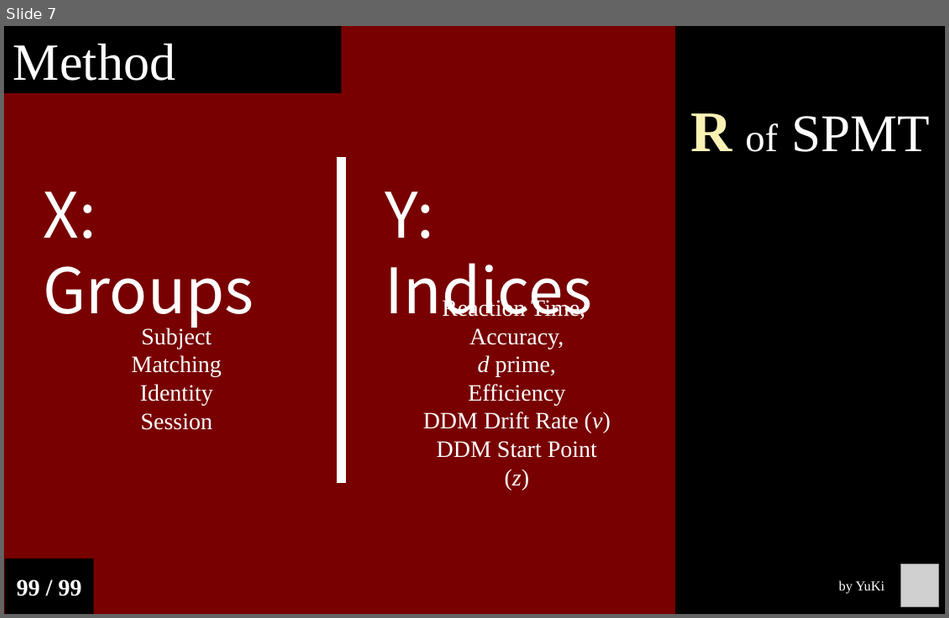
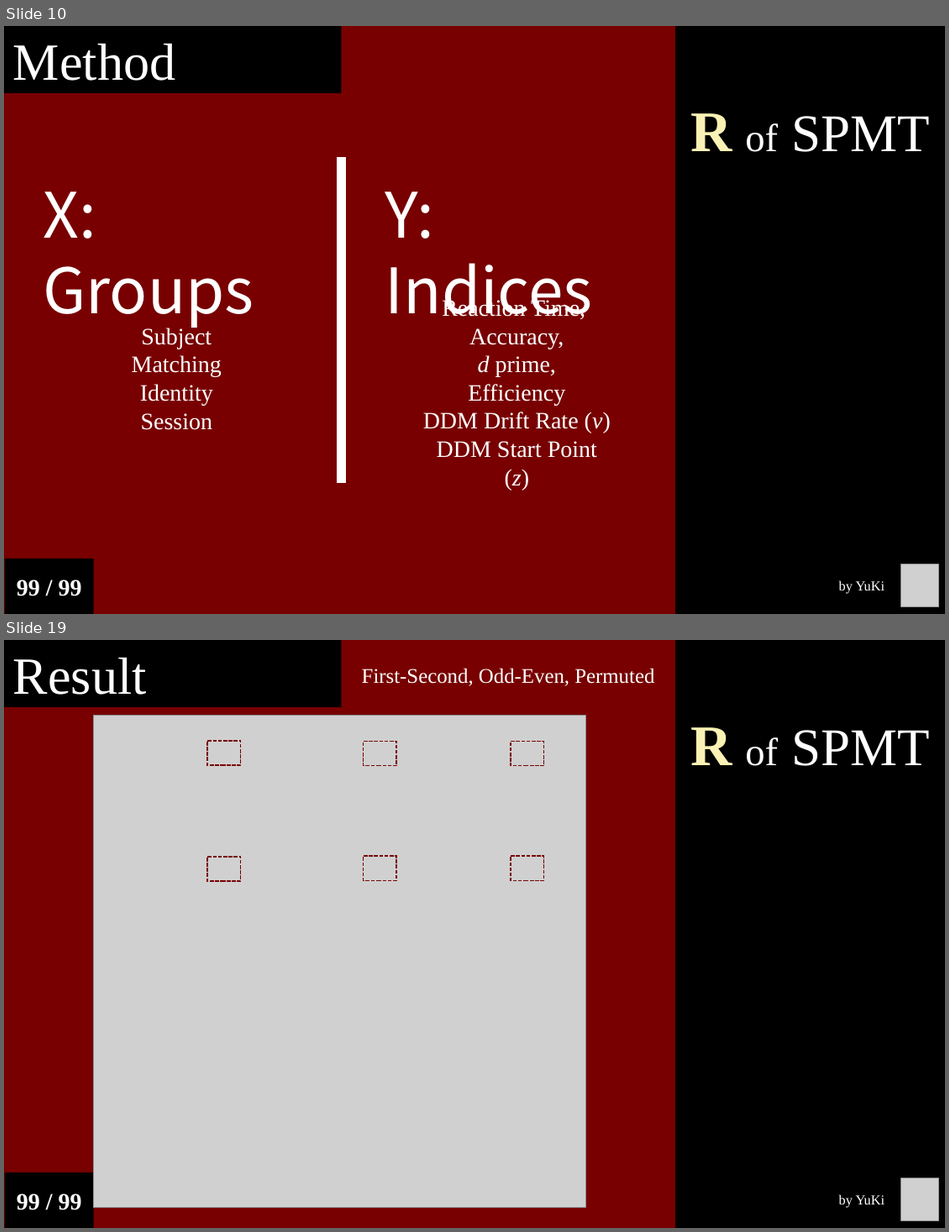
Before and after one commit to Chuan-Peng-Lab/ReliabilitySPE, a slide deck: 6_Reports/6_2_Phase_2/End_Semester_Report.pptx. Shown one above the other, each under a label of ours: slide 7 before the commit, slides 10 and 19 after it; the slides between them are not shown. The pictures are 949x618 and 949x1232 pixels, drawn with LibreOffice and Linux fonts; fonts in the diff are those of the drawing; grey boxes stand for pictures. Boxes give left, top, right and bottom in pixels: in the first picture for what was removed or moved away, otherwise in the second. Text is boxed around its words. In the diff, an @@ line names an element or a change of style, - is before the commit and + after.

```diff
--- a/6_Reports/6_2_Phase_2/End_Semester_Report.pptx
+++ b/6_Reports/6_2_Phase_2/End_Semester_Report.pptx
@@ slide 19 added at [4,640,945,1228], background #780000 @@
@@ rectangle added at [4,640,341,707], fill #000000, 40 pt, text #FFFFFF @@
+Result
@@ rectangle added at [675,640,945,1228], fill #000000, 40.5 pt, text #FFFFFF @@
+R of SPMT
@@ text added at [362,668,654,686], 16 pt, text #FFFFFF @@
+First-Second, Odd-Even, Permuted
@@ picture added at [93,716,585,1207] @@
@@ rectangle added at [207,741,240,765], outline #780000 1 pt dashed @@
@@ rectangle added at [364,742,396,766], outline #780000 1 pt dashed @@
@@ rectangle added at [511,742,543,766], outline #780000 1 pt dashed @@
@@ rectangle added at [207,857,240,881], outline #780000 1 pt dashed @@
@@ rectangle added at [364,857,396,881], outline #780000 1 pt dashed @@
@@ rectangle added at [511,857,543,881], outline #780000 1 pt dashed @@
@@ rectangle added at [5,1173,93,1228], fill #000000, 18 pt, text #FFFFFF, bold @@
+99 / 99
@@ picture added at [900,1178,938,1220] @@
@@ text added at [839,1194,885,1208], 10.5 pt, text #FFFFFF @@
+by YuKi
@@ what was slide 7 is now slide 10 @@
```
Also in this commit, not shown: 2 slides changed, 23 other slides added, 3 other files.
